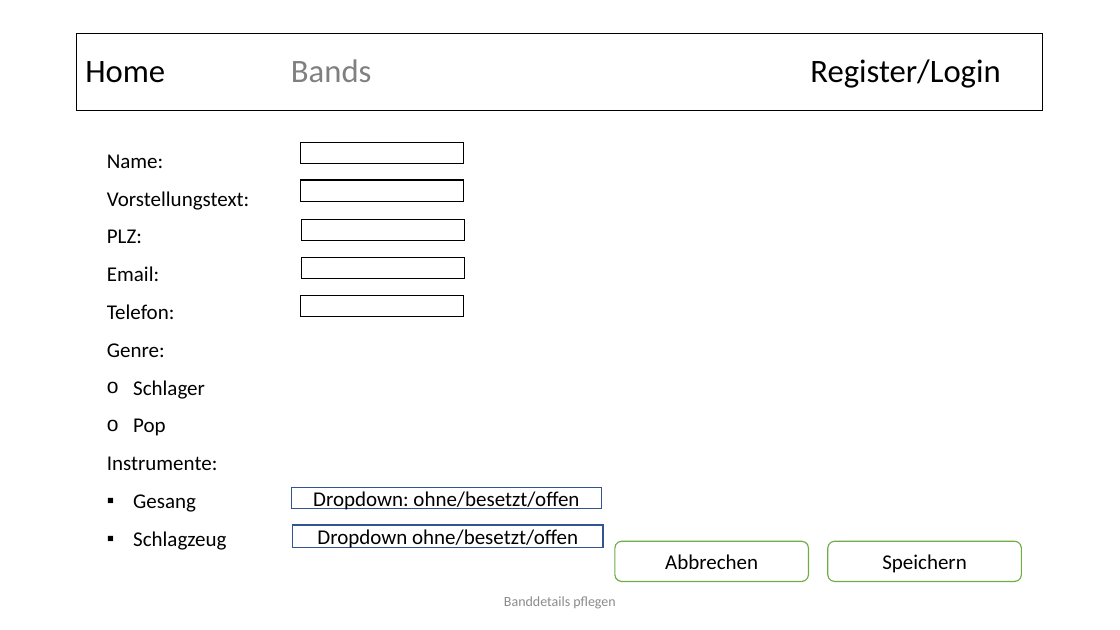
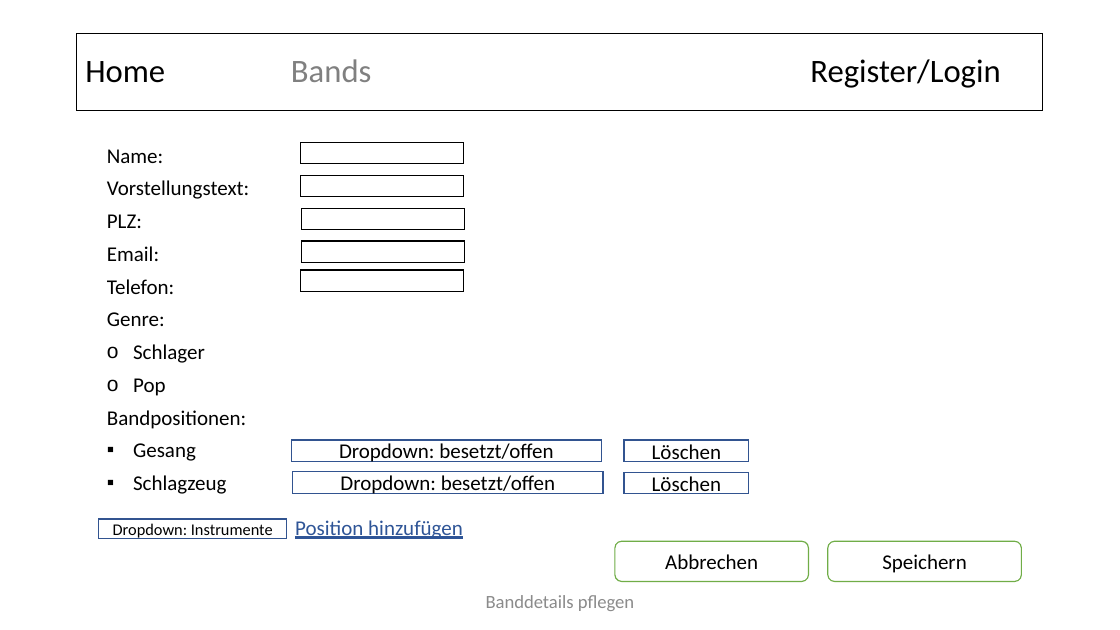
Before and after one commit to WCS-Java-Training-Bonn-2019/where-is-my-band, a slide deck: slide 5 of Projektdokumentation/MockflowSoundmachine.pptx. Drawn at 1120x630 pixels with LibreOffice and Linux fonts; fonts in the diff are those of the drawing. Boxes give left, top, right and bottom in pixels: in the first picture for what was removed or moved away, otherwise in the second. Text is boxed around its words. In the diff, an @@ line names an element or a change of style, - is before the commit and + after.

```diff
--- a/Projektdokumentation/MockflowSoundmachine.pptx
+++ b/Projektdokumentation/MockflowSoundmachine.pptx
@@ text at [107,149,249,494]: line spacing 1.5 to 1.3 @@
@@ rectangle: place and size @@
-rectangle at [300,180,463,201]
+rectangle at [300,176,463,197]
@@ rectangle: place and size @@
-rectangle at [302,219,465,240]
+rectangle at [302,208,465,229]
@@ rectangle: place and size @@
-rectangle at [302,257,465,278]
+rectangle at [302,241,465,262]
@@ rectangle: place and size @@
-rectangle at [300,296,463,317]
+rectangle at [300,270,463,291]
@@ text at [107,410,246,429]: text changed @@
-Instrumente:
+Bandpositionen:
@@ rectangle "Dropdown: besetzt/offen": place and size @@
-rectangle "Dropdown: besetzt/offen" at [292,487,602,508]
+rectangle "Dropdown: besetzt/offen" at [292,440,602,461]
@@ text in rectangle at [339,443,553,462]: text changed @@
-Dropdown: ohne/besetzt/offen
+Dropdown: besetzt/offen
@@ rectangle added at [624,440,749,462], outline #325491 1 pt, 18 pt, text #000000 @@
+Löschen
@@ rectangle "Dropdown: besetzt/offen": place and size @@
-rectangle "Dropdown: besetzt/offen" at [293,525,603,548]
+rectangle "Dropdown: besetzt/offen" at [293,471,603,494]
@@ text in rectangle at [340,475,555,494]: text changed @@
-Dropdown ohne/besetzt/offen
+Dropdown: besetzt/offen
@@ rectangle added at [624,472,749,494], outline #325491 1 pt, 18 pt, text #000000 @@
+Löschen
@@ rectangle added at [98,519,287,539], outline #325491 1 pt, 14 pt, text #000000 @@
+Dropdown: Instrumente
@@ text added at [295,520,463,539], 18 pt, text #2F5597, underline @@
+Position hinzufügen
@@ text "Banddetails pflegen" at [486,595,634,611]: size 12 to 16 pt @@
```
Also in this commit, not shown: 4 other slides changed, 5 slides added, 1 other file.
